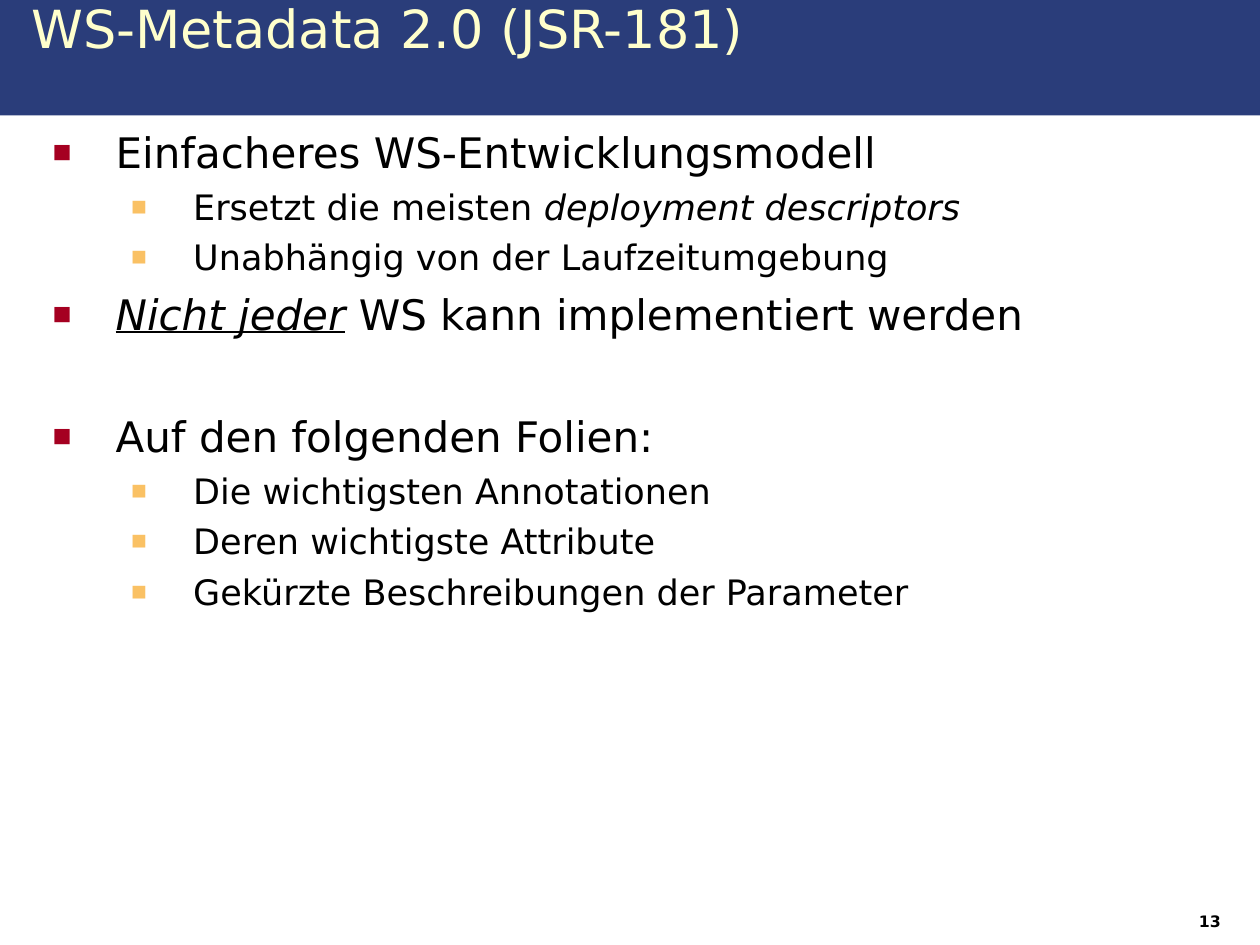
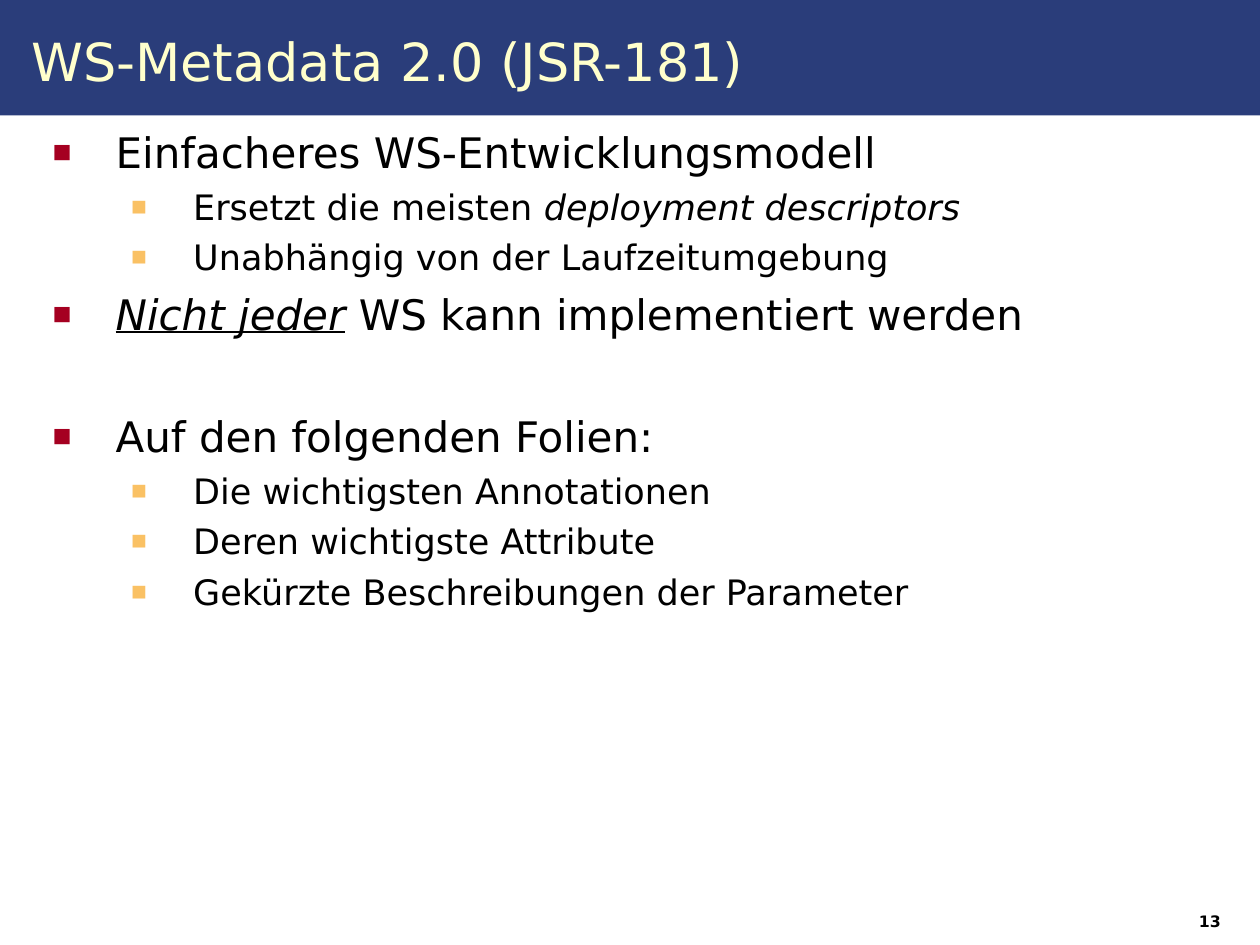
Before and after one commit to IAAS/decidr, a slide deck: slide 20 of seminars/rr/presentation/Web_Services.odp (slide 13 before the commit). Drawn at 1260x945 pixels with LibreOffice and Linux fonts; fonts in the diff are those of the drawing. Boxes give left, top, right and bottom in pixels: in the first picture for what was removed or moved away, otherwise in the second. Text is boxed around its words. In the diff, an @@ line names an element or a change of style, - is before the commit and + after.

```diff
--- a/seminars/rr/presentation/Web_Services.odp
+++ b/seminars/rr/presentation/Web_Services.odp
@@ text "WS-Metadata 2.0 (JSR-181)": place and size @@
-text "WS-Metadata 2.0 (JSR-181)" at box(31, 8, 743, 59)
+text "WS-Metadata 2.0 (JSR-181)" at box(31, 41, 743, 92)
```
Also in this commit, not shown: 7 other slides changed, 7 slides added, 1 other file.
